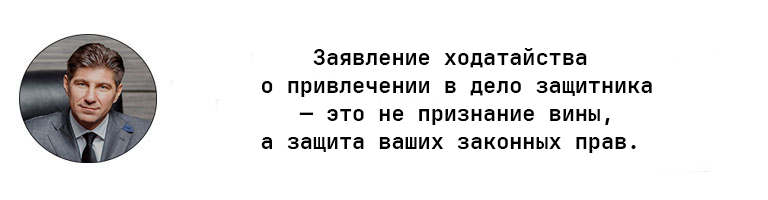
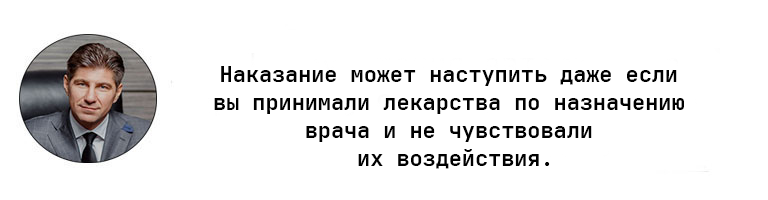
The second 768x200 image is a revision of the first. Changes to its layers:
renamed "Заявление ходатайства о привлечении в дело защитника — это не" to "Наказание может наступить даже если вы принимали лекарства по", painted on it over [214, 48, 684, 169]
